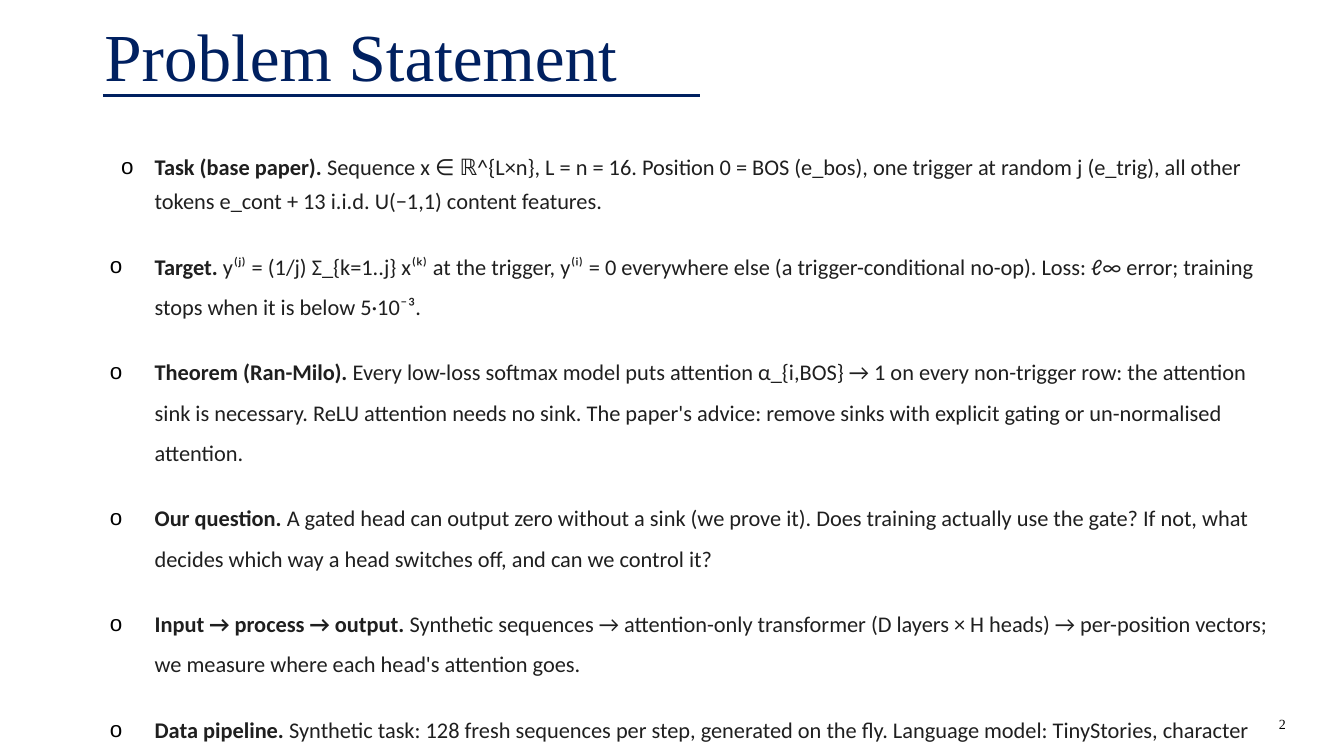
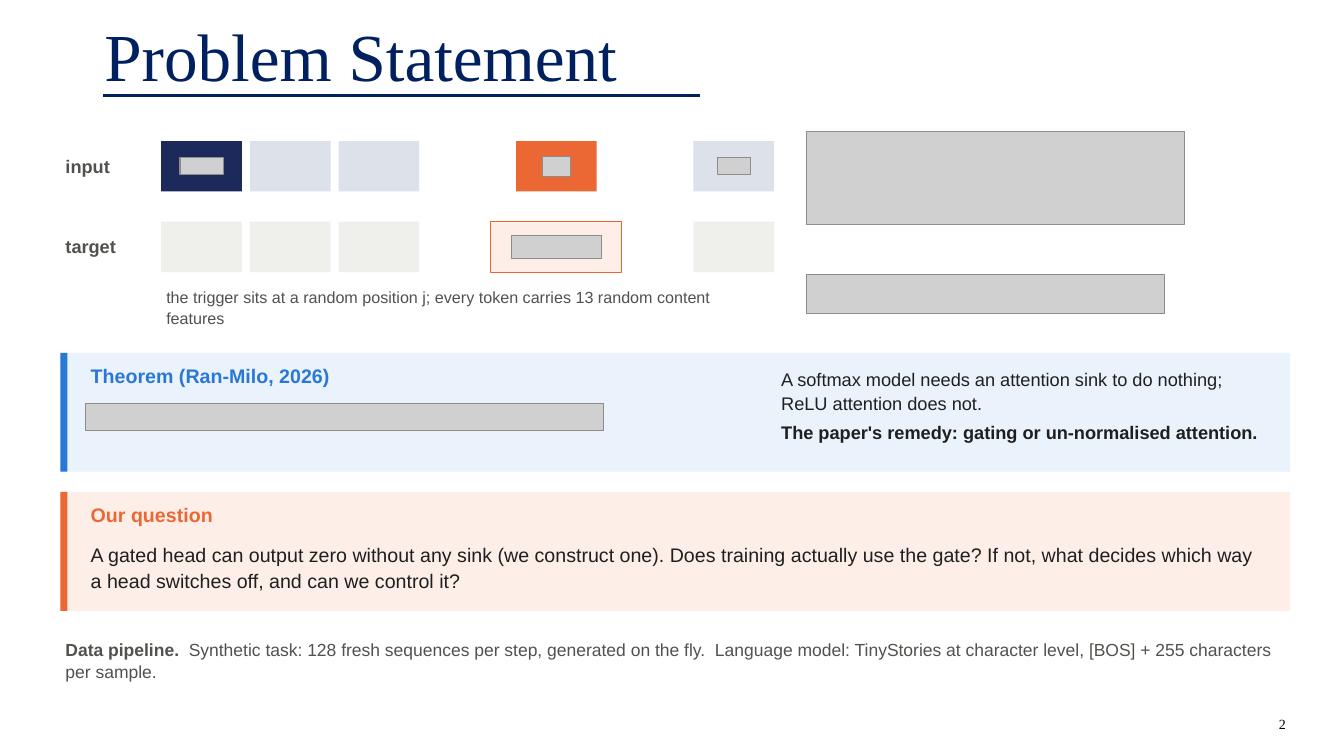
Before and after one commit to Adityakariwal/fllm-final-project, a slide deck: slide 2 of ppt/G28_presentation.pptx. Drawn at 1344x756 pixels with LibreOffice and Linux fonts; fonts in the diff are those of the drawing; grey boxes stand for pictures; background and template pictures are left out. Boxes give left, top, right and bottom in pixels: in the first picture for what was removed or moved away, otherwise in the second. Text is boxed around its words. In the diff, an @@ line names an element or a change of style, - is before the commit and + after.

```diff
--- a/ppt/G28_presentation.pptx
+++ b/ppt/G28_presentation.pptx
@@ rectangle added at [161,141,242,192], fill #1B2A5A @@
@@ rectangle added at [250,141,331,192], fill #DCE1EA @@
@@ rectangle added at [339,141,419,192], fill #DCE1EA @@
@@ rectangle added at [516,141,597,192], fill #EB6834 @@
@@ rectangle added at [694,141,774,192], fill #DCE1EA @@
@@ picture added at [807,131,1185,225] @@
@@ text added at [65,160,109,177], 13 pt, text #52514E, bold @@
+input
@@ subtitle removed at [155,158,1267,742] @@
-o Task (base paper). Sequence x ∈ ℝ^{L×n}, L = n = 16. Position 0 = BOS (e_bos), one trigger at random j (e_trig), all other tokens e_cont + 13 i.i.d. U(−1,1) content features.
-o Target. y⁽ʲ⁾ = (1/j) Σ_{k=1..j} x⁽ᵏ⁾ at the trigger, y⁽ⁱ⁾ = 0 everywhere else (a trigger-conditional no-op). Loss: ℓ∞ error; training stops when it is below 5·10⁻³.
-o Theorem (Ran-Milo). Every low-loss softmax model puts attention α_{i,BOS} → 1 on every non-trigger row: the attention sink is necessary. ReLU attention needs no sink. The paper's advice: remove sinks with explicit gating or un-normalised attention.
-o Our question. A gated head can output zero without a sink (we prove it). Does training actually use the gate? If not, what decides which way a head switches off, and can we control it?
-o Input → process → output. Synthetic sequences → attention-only transformer (D layers × H heads) → per-position vectors; we measure where each head's attention goes.
-o Data pipeline. Synthetic task: 128 fresh sequences per step, generated on the fly. Language model: TinyStories, character level, each sample = [BOS] + the first 255 characters of a story.
@@ picture added at [180,158,224,175] @@
@@ picture added at [542,156,571,176] @@
@@ picture added at [718,157,751,174] @@
@@ rectangle added at [161,222,242,272], fill #EFEFEC @@
@@ rectangle added at [250,222,331,272], fill #EFEFEC @@
@@ rectangle added at [339,222,419,272], fill #EFEFEC @@
@@ rectangle added at [491,222,622,272], fill #FDEFE8, outline #EB6834 0.75 pt @@
@@ picture added at [511,236,601,259] @@
@@ rectangle added at [694,222,774,272], fill #EFEFEC @@
@@ text added at [65,241,115,257], 13 pt, text #52514E, bold @@
+target
@@ text added at [166,291,710,324], 11.5 pt, text #52514E @@
+the trigger sits at a random position j; every token carries 13 random content features
@@ picture added at [807,274,1165,314] @@
@@ rectangle added at [60,353,1291,472], fill #EAF2FC @@
@@ rectangle added at [60,353,68,472], fill #2A78D6 @@
@@ text added at [91,368,329,387], 14 pt, text #2A78D6, bold @@
+Theorem (Ran-Milo, 2026)
@@ text added at [781,372,1258,443], 13 pt, text #1F1F1F @@
+A softmax model needs an attention sink to do nothing; ReLU attention does not.
+The paper's remedy: gating or un-normalised attention.
@@ picture added at [86,403,604,431] @@
@@ rectangle added at [60,492,1291,611], fill #FDEFE8 @@
@@ rectangle added at [60,492,68,611], fill #EB6834 @@
@@ text added at [91,508,213,526], 14 pt, text #EB6834, bold @@
+Our question
@@ text added at [91,547,1252,591], 14 pt, text #1F1F1F @@
+A gated head can output zero without any sink (we construct one). Does training actually use the gate? If not, what decides which way a head switches off, and can we control it?
@@ text added at [65,643,1271,682], 12.5 pt, text #52514E @@
+Data pipeline. Synthetic task: 128 fresh sequences per step, generated on the fly. Language model: TinyStories at character level, [BOS] + 255 characters per sample.
```
Also in this commit, not shown: 5 other slides changed, 5 other files.
